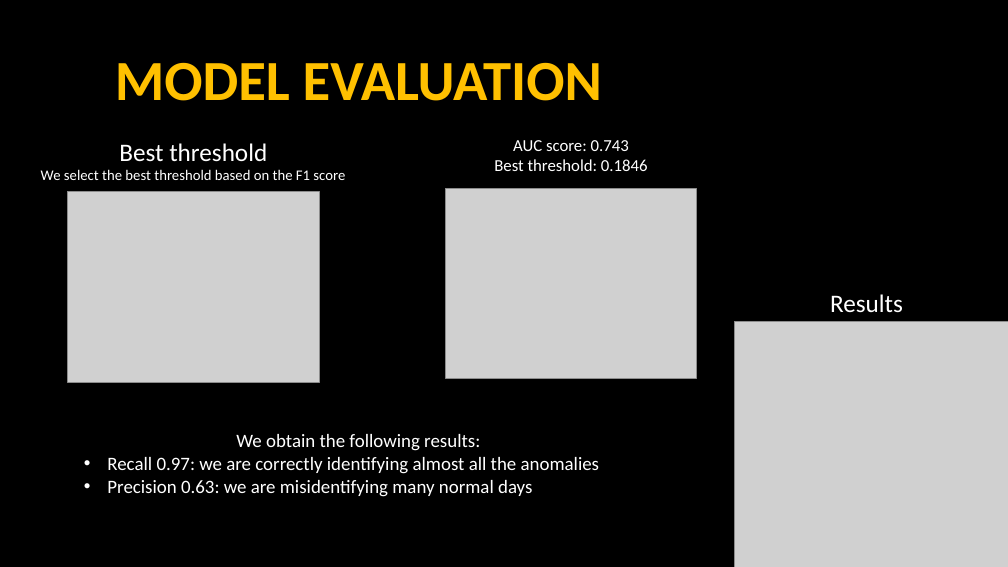
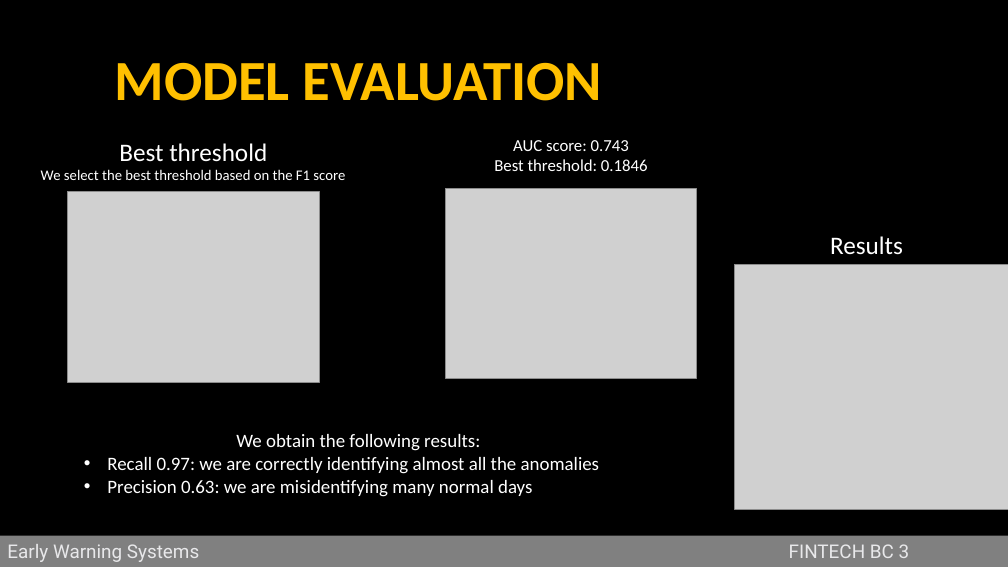
Before and after one commit to jstringara/Fintech, a slide deck: slide 11 of BC3/G/Bozza.pptx (slide 13 before the commit). Drawn at 1008x567 pixels with LibreOffice and Linux fonts; fonts in the diff are those of the drawing; grey boxes stand for pictures. Boxes give left, top, right and bottom in pixels: in the first picture for what was removed or moved away, otherwise in the second. Text is boxed around its words. In the diff, an @@ line names an element or a change of style, - is before the commit and + after.

```diff
--- a/BC3/G/Bozza.pptx
+++ b/BC3/G/Bozza.pptx
@@ text "Results": place and size @@
-text "Results" at (830,294,903,313)
+text "Results" at (830,236,903,255)
@@ picture: place and size @@
-picture at (735,322,1008,567)
+picture at (735,265,1008,510)
@@ rectangle added at (0,536,1008,567), fill #808080, 18 pt, text #E8E8EA @@
+Early Warning Systems FINTECH BC 3
```
Also in this commit, not shown: 4 other slides changed, 7 slides added, 9 slides removed, 1 other file.
